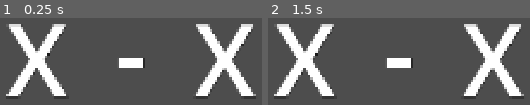
Above: before the commit, frames 1-2 (left to right).
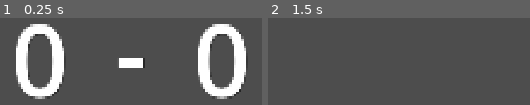
Above: after the commit, the same moments.

Repository: NyaaDoodle/team-questionnaire
Game: Godot game, scene res://scenes/game.tscn
The game is run twice, just before and just after one commit, with the same random seed, the same clock (stepped at 60 frames per second) and the same inputs.
Inputs (mouse positions are in pixels of both pictures, inside the frame that each line leads up to):
- Up to frame 1 (0.25 s): no input
- Up to frame 2 (1.5 s): tap Enter at 0.5 s; move the mouse to (outside the picture) at 0.52 s; press the mouse at (outside the picture) at 0.53 s; tap Space at 1.25 s; move the mouse to (outside the picture) at 1.27 s; release the mouse at (outside the picture) at 1.28 s; click (outside the picture) at 1.35 s

The runs differ from the first frame. In frame 1, 24% of the frame differs, in the area x 2-98%, y 6-94%; in frame 2, 18%.

Commit message:
Basic result screen implementation

Diff:
--- a/project.godot
+++ b/project.godot
@@ -23,6 +23,14 @@
 window/stretch/mode="canvas_items"
 window/stretch/aspect="expand"
 
+[input]
+
+close_results_screen={
+"deadzone": 0.2,
+"events": [Object(InputEventMouseButton,"resource_local_to_scene":false,"resource_name":"","device":-1,"window_id":0,"alt_pressed":false,"shift_pressed":false,"ctrl_pressed":false,"meta_pressed":false,"button_mask":1,"position":Vector2(204, 9),"global_position":Vector2(213, 57),"factor":1.0,"button_index":1,"canceled":false,"pressed":true,"double_click":false,"script":null)
+]
+}
+
 [physics]
 
 3d/physics_engine="Jolt Physics"
--- a/scenes/game.tscn
+++ b/scenes/game.tscn
@@ -2,15 +2,18 @@
 
 [ext_resource type="Script" uid="uid://du0qqdsqcc1fr" path="res://scripts/game_manager.gd" id="1_uwrxv"]
 [ext_resource type="PackedScene" uid="uid://c02011oliw4j1" path="res://scenes/results_screen.tscn" id="2_yqjtg"]
-[ext_resource type="Script" uid="uid://b2b2as10mfxhp" path="res://scripts/screen_loader.gd" id="3_lnu2h"]
+[ext_resource type="Script" uid="uid://b2b2as10mfxhp" path="res://scripts/game_screen_loader.gd" id="3_lnu2h"]
+[ext_resource type="PackedScene" uid="uid://pu2s4p5ng81c" path="res://scenes/question_screen.tscn" id="4_lbhrr"]
 
 [node name="Game" type="Node2D" unique_id=778614730]
 
 [node name="GameManager" type="Node" parent="." unique_id=691375986]
 script = ExtResource("1_uwrxv")
 
-[node name="ScreenLoader" type="Node" parent="GameManager" unique_id=1471045446]
+[node name="GameScreenLoader" type="Node" parent="GameManager" unique_id=1471045446]
 script = ExtResource("3_lnu2h")
 initial_scene = ExtResource("2_yqjtg")
+result_screen_scene = ExtResource("2_yqjtg")
+question_screen_scene = ExtResource("4_lbhrr")
 
 [node name="Camera2D" type="Camera2D" parent="." unique_id=409003338]
--- a/scenes/question_screen.tscn
+++ b/scenes/question_screen.tscn
@@ -1,26 +1,28 @@
 [gd_scene format=3 uid="uid://pu2s4p5ng81c"]
 
 [ext_resource type="PackedScene" uid="uid://ceupqo10wixr6" path="res://scenes/answer_button.tscn" id="1_d5co2"]
+[ext_resource type="Script" uid="uid://d18r2idky4wwt" path="res://scripts/question_screen.gd" id="1_ynd44"]
 [ext_resource type="PackedScene" uid="uid://bp6u0j0q436i0" path="res://scenes/question_label.tscn" id="2_ynd44"]
 
 [node name="QuestionScreen" type="Node2D" unique_id=349450631]
+script = ExtResource("1_ynd44")
 
 [node name="AnswerButtons" type="Node" parent="." unique_id=1641802543]
 
-[node name="AnswerButton" parent="AnswerButtons" unique_id=1327887747 instance=ExtResource("1_d5co2")]
+[node name="LeftAnswerButton" parent="AnswerButtons" unique_id=1327887747 instance=ExtResource("1_d5co2")]
 offset_left = -860.0
 offset_top = 70.0
 offset_right = -60.0
 offset_bottom = 370.0
-text = "Button1
+text = "LeftButton
 "
 
-[node name="AnswerButton2" parent="AnswerButtons" unique_id=158550015 instance=ExtResource("1_d5co2")]
+[node name="RightAnswerButton" parent="AnswerButtons" unique_id=158550015 instance=ExtResource("1_d5co2")]
 offset_left = 60.0
 offset_top = 70.0
 offset_right = 860.0
 offset_bottom = 370.0
-text = "Button2
+text = "RightButton
 "
 
 [node name="QuestionLabel" parent="." unique_id=343454502 instance=ExtResource("2_ynd44")]
--- a/scenes/results_screen.tscn
+++ b/scenes/results_screen.tscn
@@ -1,17 +1,20 @@
 [gd_scene format=3 uid="uid://c02011oliw4j1"]
 
+[ext_resource type="Script" uid="uid://be2auxdr5rffm" path="res://scripts/results_screen.gd" id="1_fqf1x"]
+
 [node name="ResultsScreen" type="Node2D" unique_id=1773471176]
+script = ExtResource("1_fqf1x")
 
 [node name="LeftHandLabel" type="Label" parent="." unique_id=1362014039]
-offset_left = -300.0
+offset_left = -600.0
 offset_top = -164.0
-offset_right = -151.0
+offset_right = -150.0
 offset_bottom = 164.0
 theme_override_colors/font_shadow_color = Color(0, 0, 0, 1)
 theme_override_colors/font_outline_color = Color(0, 0, 0, 1)
 theme_override_font_sizes/font_size = 240
 text = "X"
-horizontal_alignment = 1
+horizontal_alignment = 2
 vertical_alignment = 1
 
 [node name="MiddleLabel" type="Label" parent="." unique_id=174436527]
@@ -27,13 +30,12 @@
 vertical_alignment = 1
 
 [node name="RightHandLabel" type="Label" parent="." unique_id=743739724]
-offset_left = 151.0
+offset_left = 150.0
 offset_top = -164.0
-offset_right = 300.0
+offset_right = 600.0
 offset_bottom = 164.0
 theme_override_colors/font_shadow_color = Color(0, 0, 0, 1)
 theme_override_colors/font_outline_color = Color(0, 0, 0, 1)
 theme_override_font_sizes/font_size = 240
 text = "X"
-horizontal_alignment = 1
 vertical_alignment = 1
--- a/scripts/game_manager.gd
+++ b/scripts/game_manager.gd
@@ -1 +1,5 @@
 class_name GameManager extends Node
+
+class Team:
+	var name: String
+	var score: int
--- /dev/null
+++ b/scripts/game_screen.gd
@@ -0,0 +1,6 @@
+class_name GameScreen extends Node
+
+signal request_close
+
+func close() -> void:
+	queue_free()
--- /dev/null
+++ b/scripts/game_screen_loader.gd
@@ -0,0 +1,20 @@
+class_name ScreenLoader extends Node
+
+@export var initial_scene: PackedScene
+@export var result_screen_scene: PackedScene
+@export var question_screen_scene: PackedScene
+
+var current_screen: GameScreen
+
+func _ready() -> void:
+	show_result_screen(0, 0)
+
+func show_result_screen(left_hand_score: int, right_hand_score: int) -> void:
+	current_screen = result_screen_scene.instantiate()
+	current_screen.request_close.connect(close_current_screen)
+	add_child(current_screen)
+	current_screen.setup(left_hand_score, right_hand_score)
+
+func close_current_screen() -> void:
+	if is_instance_valid(current_screen):
+		current_screen.close()
--- /dev/null
+++ b/scripts/question_screen.gd
@@ -0,0 +1,20 @@
+extends GameScreen
+
+enum CorrectAnswerChoice { LeftSide, RightSide }
+
+@onready var question_label: Label = $QuestionLabel
+@onready var left_answer_button: Button = $AnswerButtons/LeftAnswerButton
+@onready var right_answer_button: Button = $AnswerButtons/RightAnswerButton
+
+func setup(question_string: String,
+		   left_button_string: String,
+		   right_button_string: String,
+		   correct_answer_choice: CorrectAnswerChoice):
+	question_label.text = question_string
+	left_answer_button.text = left_button_string
+	right_answer_button.text = right_button_string
+	match correct_answer_choice:
+		CorrectAnswerChoice.LeftSide:
+			pass
+		CorrectAnswerChoice.RightSide:
+			pass
--- /dev/null
+++ b/scripts/results_screen.gd
@@ -0,0 +1,12 @@
+extends GameScreen
+
+@onready var left_hand_label: Label = $LeftHandLabel
+@onready var right_hand_label: Label = $RightHandLabel
+
+func _input(event):
+	if event.is_action_pressed("close_results_screen"):
+		request_close.emit()
+
+func setup(left_score: int, right_score: int) -> void:
+	left_hand_label.text = str(left_score)
+	right_hand_label.text = str(right_score)
--- a/scripts/screen_loader.gd
+++ /dev/null
@@ -1,7 +0,0 @@
-class_name ScreenLoader extends Node
-
-@export var initial_scene: PackedScene
-
-func _ready() -> void:
-	var instance = initial_scene.instantiate()
-	add_child(instance)
Not shown, added: scripts/game_screen.gd.uid
Renamed: scripts/screen_loader.gd.uid -> scripts/game_screen_loader.gd.uid
Not shown, added: scripts/question_screen.gd.uid
Not shown, added: scripts/results_screen.gd.uid
